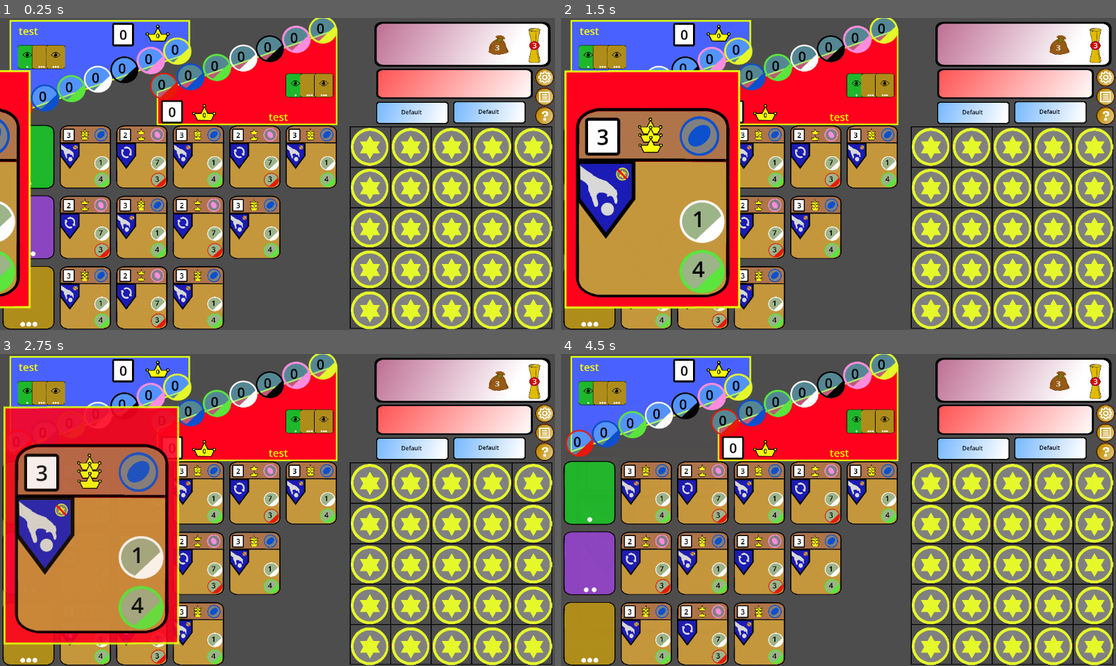
Above: before the commit, frames 1-4 (two rows, left to right).
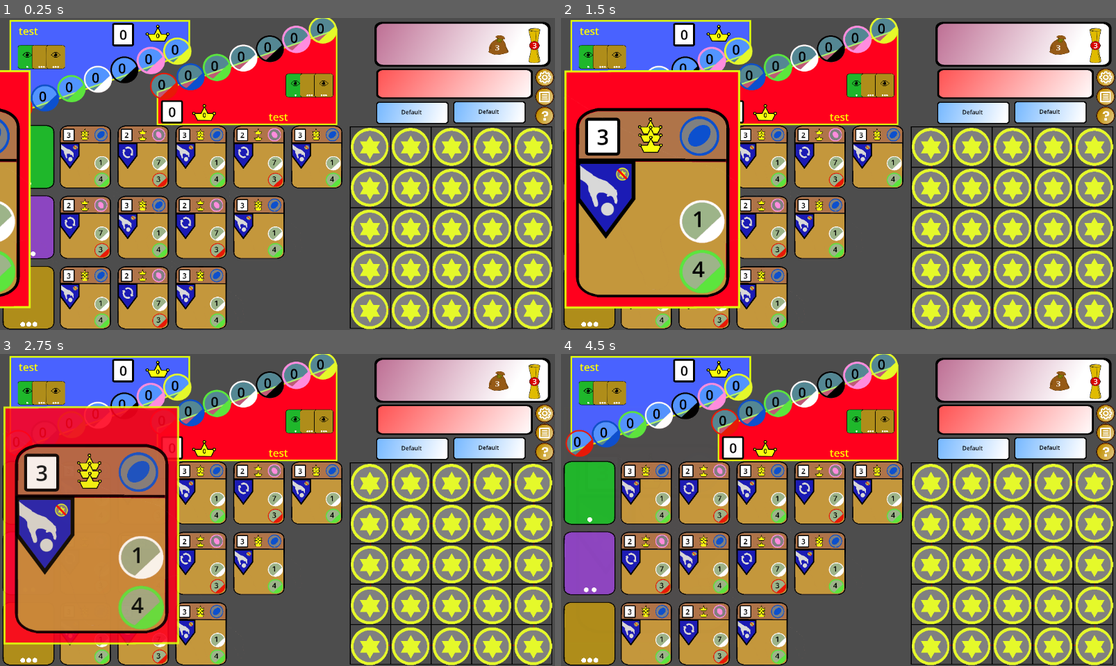
Above: after the commit, the same moments.

Repository: TonyNLM/Dueee
Game: Godot game, scene res://main.tscn
Two runs of this game, one before a commit and one after it. Both use one fixed random seed, a clock stepped at 60 frames per second and the inputs below. This scene is started directly instead of the project's main scene.
Inputs (mouse positions are in pixels of both pictures, inside the frame that each line leads up to):
- Up to frame 1 (0.25 s): no input
- Up to frame 2 (1.5 s): click (971, 114) at 0.52 s; click (1104, 77) at 1.25 s
- Up to frame 3 (2.75 s): click (543, 432) at 2 s
- Up to frame 4 (4.5 s): click (1104, 450) at 2.75 s; click (971, 450) at 3.52 s; click (1104, 413) at 4.25 s

The runs differ from the first frame. In frame 1, 7.3% of the frame differs, in the area x 20-64%, y 34-100%; in frame 2, 5.2%; in frame 3, 5.3%; in frame 4, 7.3%.

Commit message:
last commit before merge

Diff:
--- a/Godot test/Card_Button.tscn
+++ b/Godot test/Card_Button.tscn
@@ -10,7 +10,7 @@
 
 [node name="Button" type="Button" parent="."]
 modulate = Color(1, 1, 1, 0)
-custom_minimum_size = Vector2(400, 500)
+custom_minimum_size = Vector2(410, 500)
 layout_mode = 2
 mouse_filter = 1
 script = ExtResource("2_wskt4")
